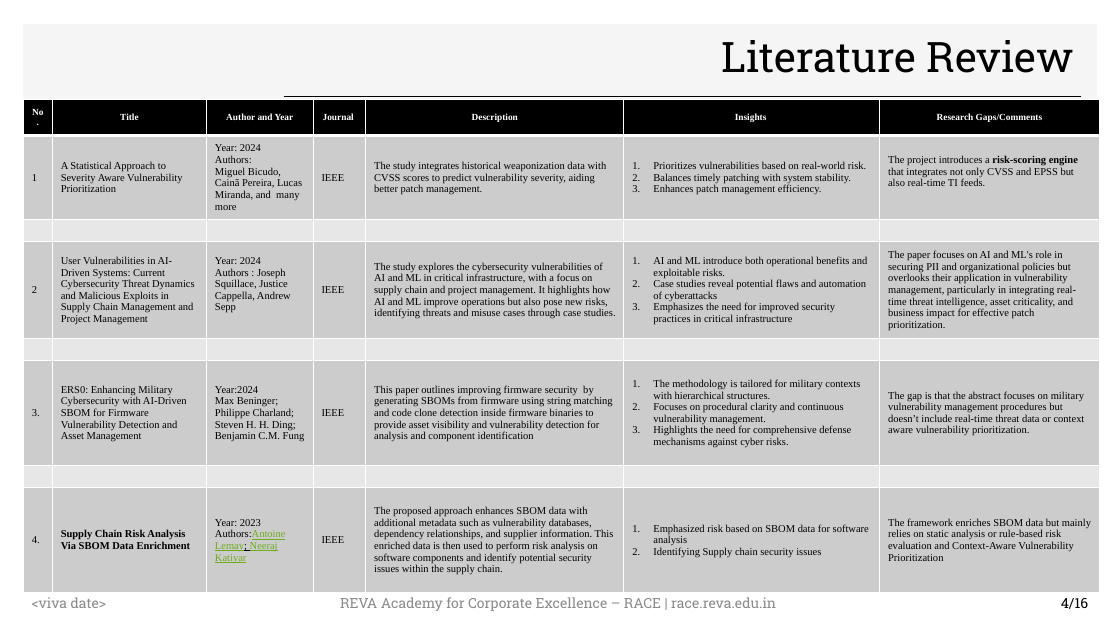
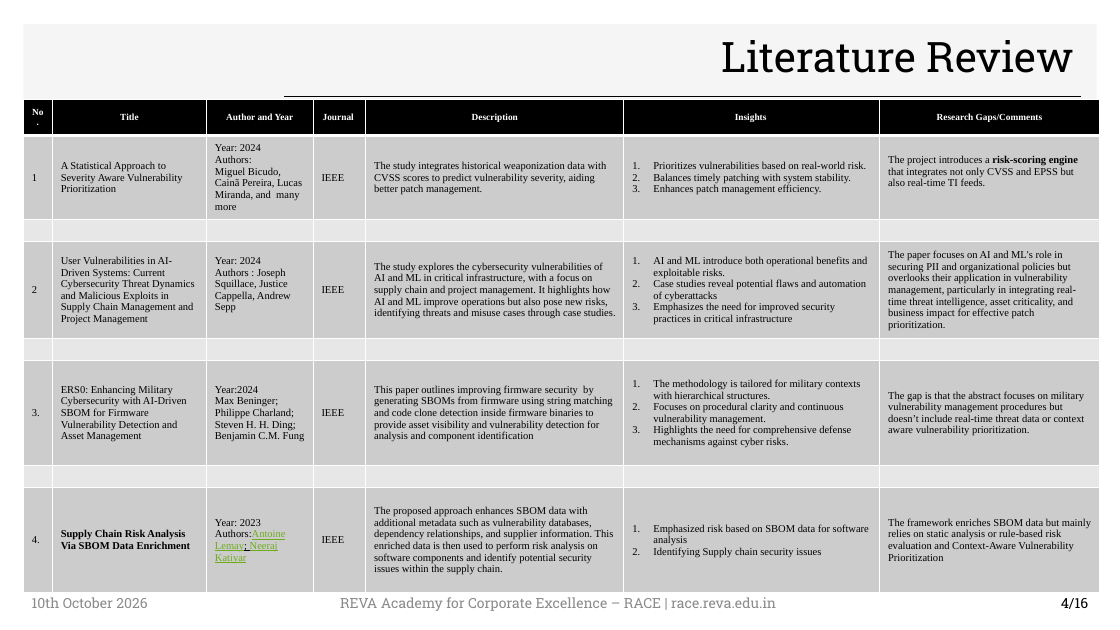
Before and after one commit to akilkumarmn/sbom-risk-engine, a slide deck: slide 4 of docs/deck/Cap2_SBOM_Risk_Engine_results.pptx. Drawn at 1120x630 pixels with LibreOffice and Linux fonts; fonts in the diff are those of the drawing; background and template pictures are left out. Boxes give left, top, right and bottom in pixels: in the first picture for what was removed or moved away, otherwise in the second. Text is boxed around its words. In the diff, an @@ line names an element or a change of style, - is before the commit and + after.

```diff
--- a/docs/deck/Cap2_SBOM_Risk_Engine_results.pptx
+++ b/docs/deck/Cap2_SBOM_Risk_Engine_results.pptx
@@ text at [32, 597, 147, 608]: text changed @@
-<viva date>
+10th October 2026
```
Also in this commit, not shown: 15 other slides changed, 2 other files.
